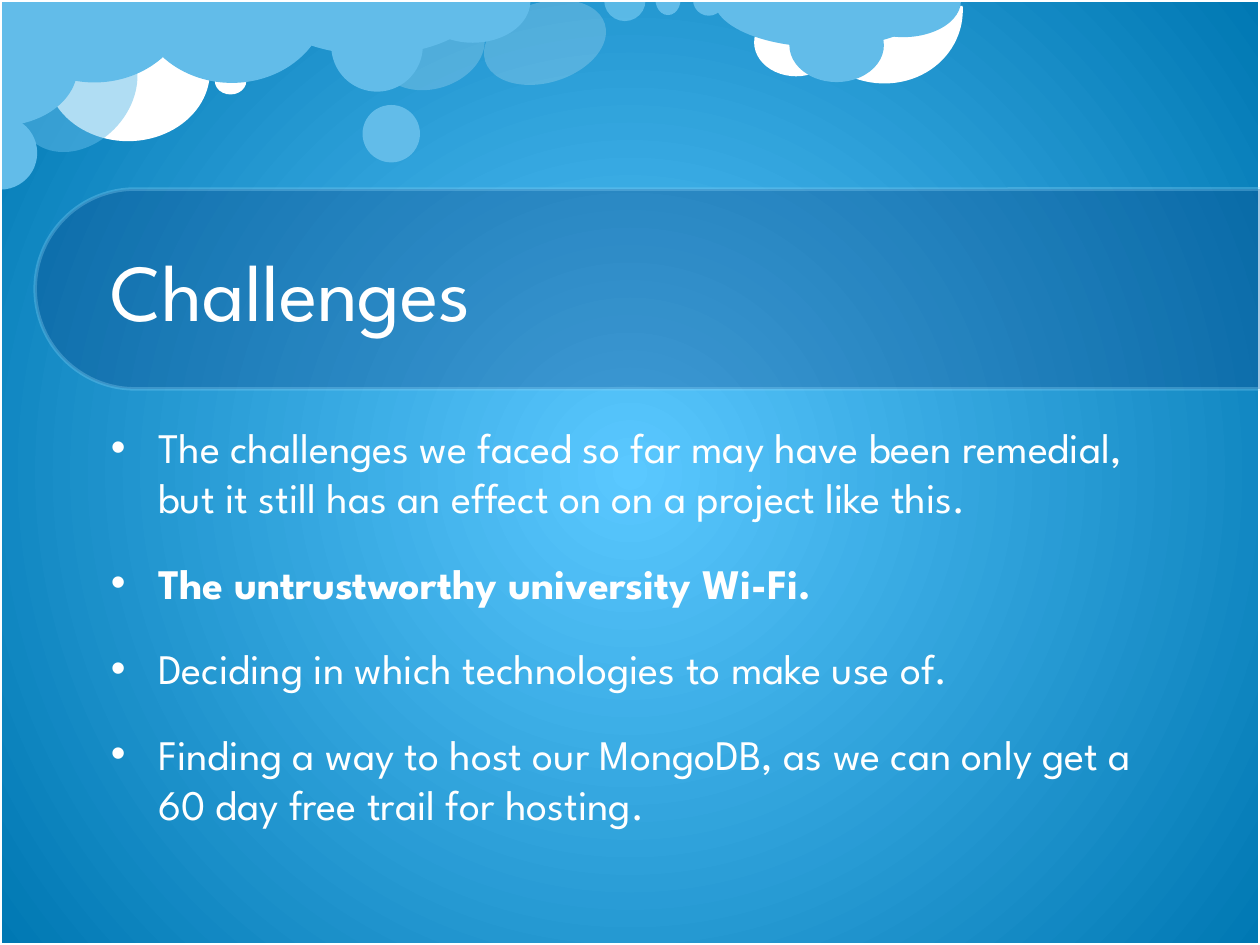
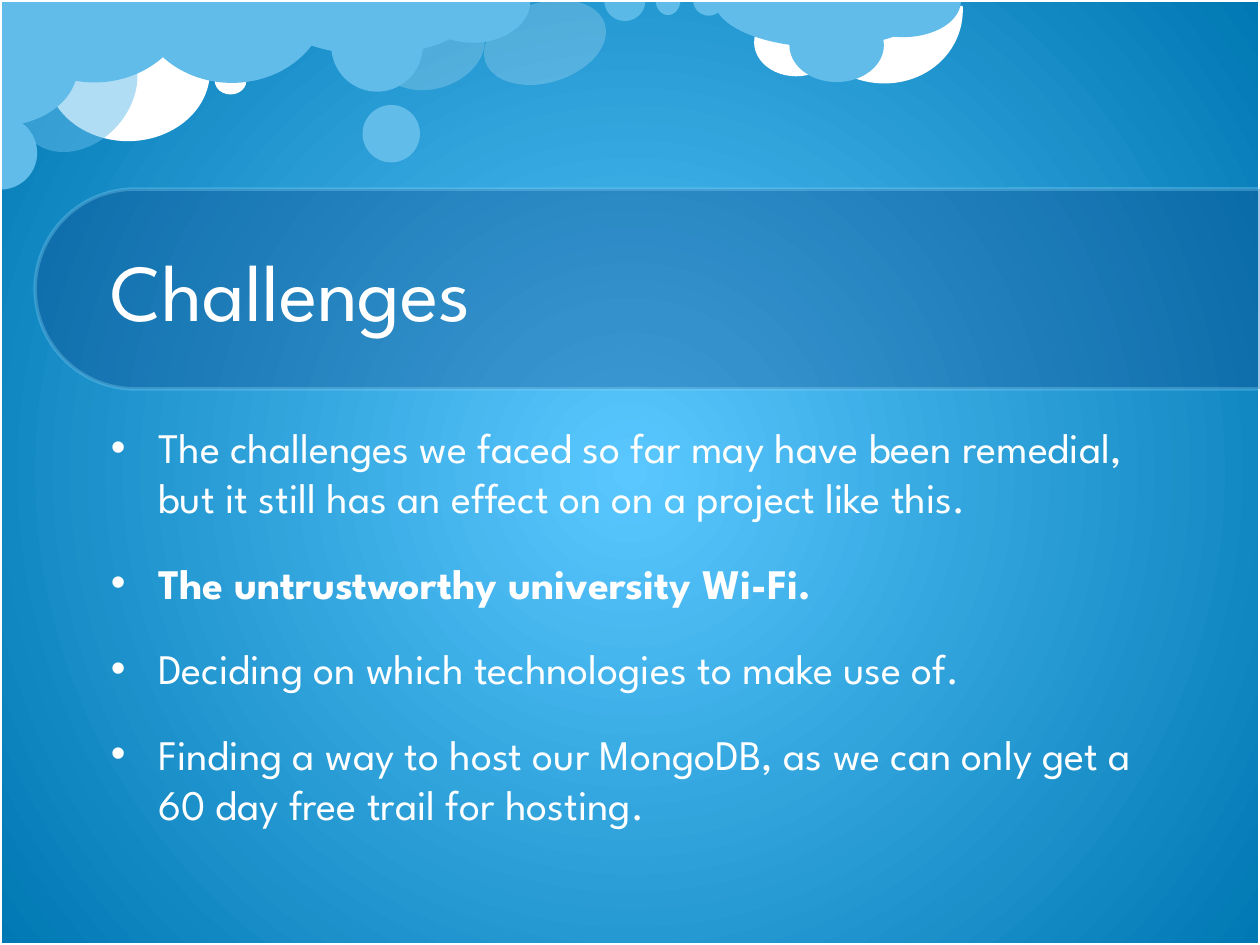
Before and after one commit to DianMarx/STORM, a slide deck: slide 5 of Documentation/Presentations/STORM Demo1.pptx. Drawn at 1260x945 pixels with LibreOffice and Linux fonts; fonts in the diff are those of the drawing; background and template pictures are left out. Boxes give left, top, right and bottom in pixels: in the first picture for what was removed or moved away, otherwise in the second. Text is boxed around its words. In the diff, an @@ line names an element or a change of style, - is before the commit and + after.

```diff
--- a/Documentation/Presentations/STORM Demo1.pptx
+++ b/Documentation/Presentations/STORM Demo1.pptx
@@ text at [158, 654, 959, 694]: text changed @@
-• Deciding in which technologies to make use of.
+• Deciding on which technologies to make use of.
```
Also in this commit, not shown: 3 other slides changed.
